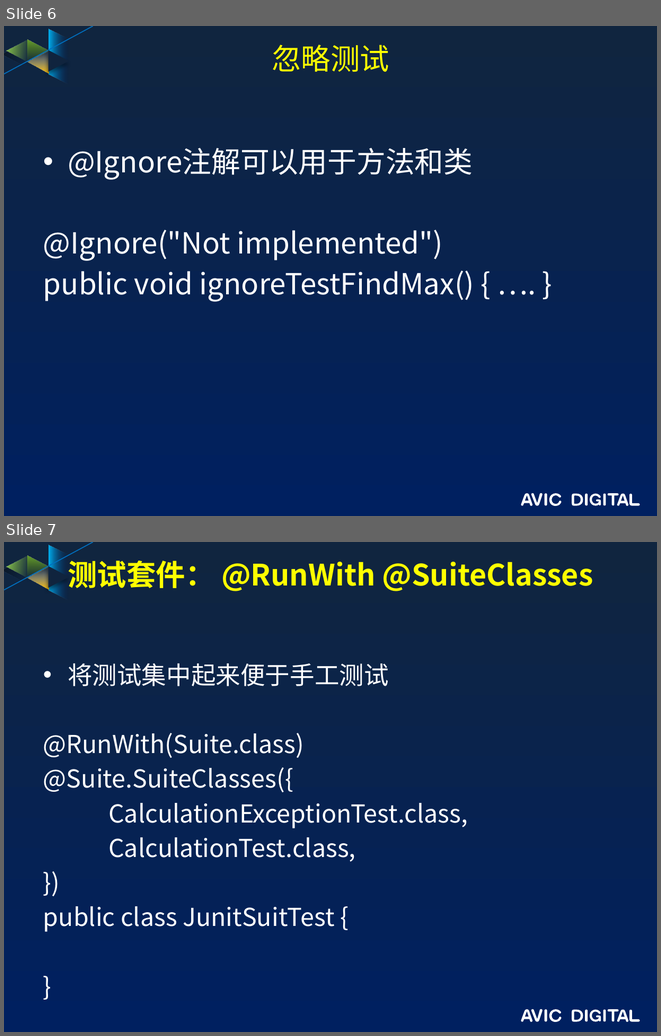
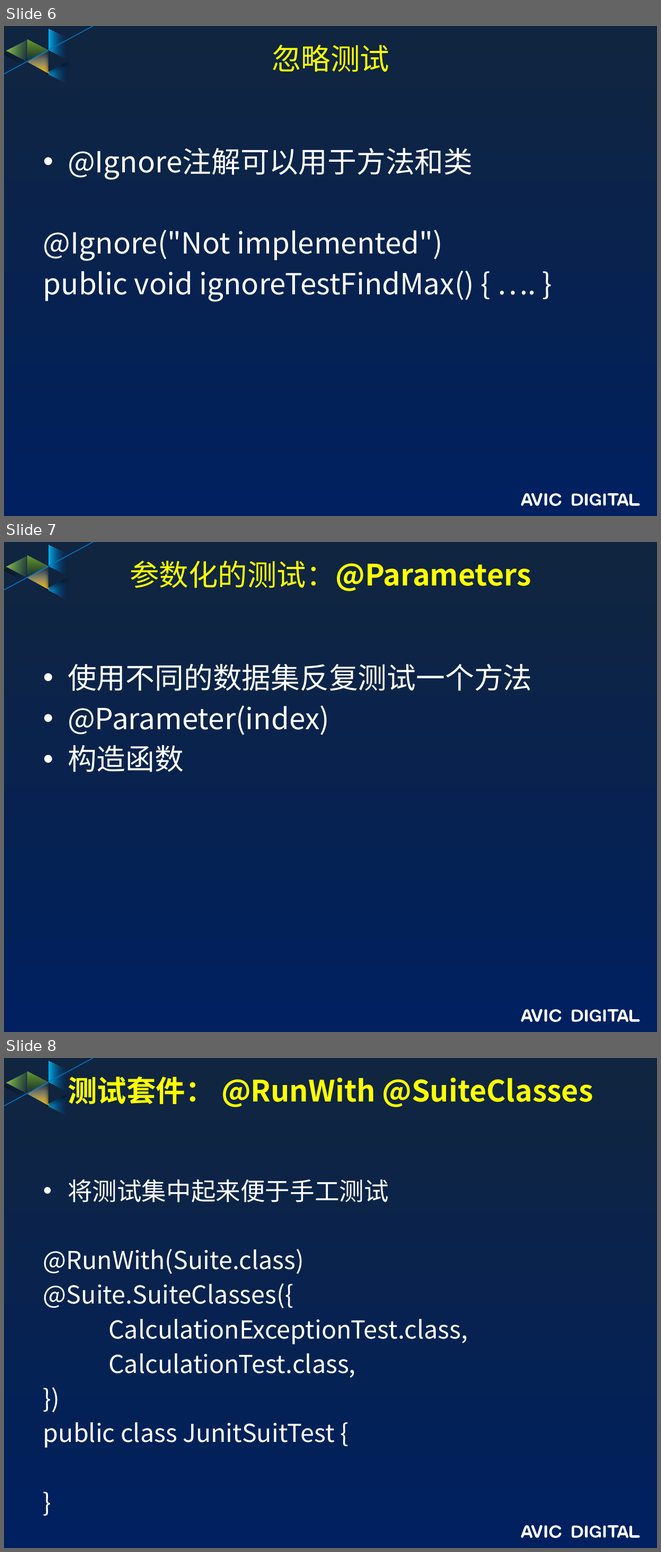
Before and after one commit to guofengzh/java-way, a slide deck: maven/docs/JUnit培训.pptx. Shown one above the other, each under a label of ours: slides 6 and 7 before the commit, slides 6, 7 and 8 after it. The pictures are 661x1036 and 661x1552 pixels, drawn with LibreOffice and Linux fonts; fonts in the diff are those of the drawing; background and template pictures are left out. Boxes give left, top, right and bottom in pixels: in the first picture for what was removed or moved away, otherwise in the second. Text is boxed around its words. In the diff, an @@ line names an element or a change of style, - is before the commit and + after.

```diff
--- a/maven/docs/JUnit培训.pptx
+++ b/maven/docs/JUnit培训.pptx
@@ slide 7 added at [4, 542, 657, 1032], background gradient #10253F to #002060; not listed: 17 template elements that a slide beside it also shows @@
@@ title added at [130, 561, 531, 591], 32.4 pt, text #FFFF00, bold @@
+参数化的测试：@Parameters
@@ text added at [68, 664, 532, 772], 32 pt, text #FFFFFF @@
+• 使用不同的数据集反复测试一个方法
+• @Parameter(index)
+• 构造函数
@@ what was slide 7 is now slide 8 @@
```
Also in this commit, not shown: 3 slides changed, 9 other slides added, 8 other files.
